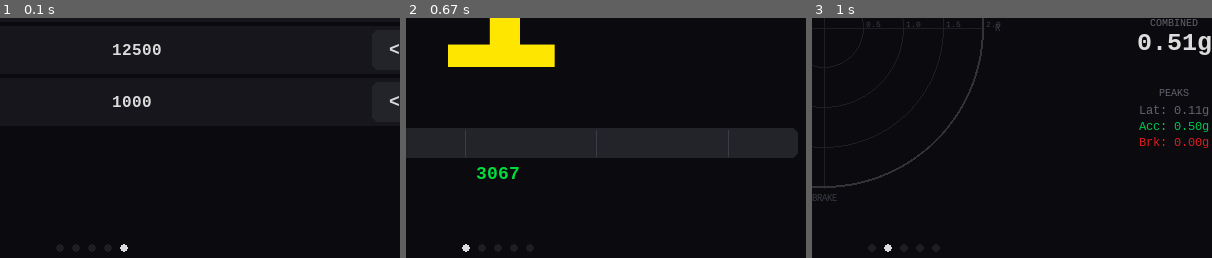
Above: before the commit, frames 1-3 (left to right).
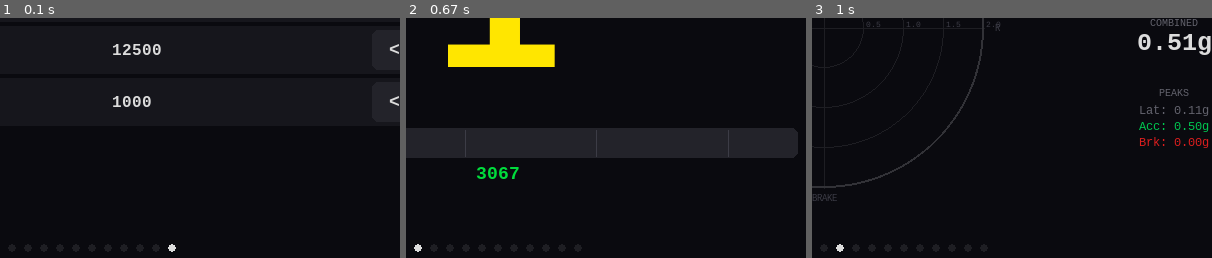
Above: after the commit, the same moments.

Repository: mattfredricks50/MONTANA_FSAE_DASH_V2
Game: pygame game, started from race_dash_pygame.py
The game is run twice, just before and just after one commit, with the same random seed, the same clock (stepped at 60 frames per second) and the same inputs.
Inputs:
- Up to frame 1 (0.1 s): no input
- Up to frame 2 (0.67 s): hold Right from 0.33 s (still down)
- Up to frame 3 (1 s): release Right at 0.8 s; hold Right from 0.83 s (still down)
The pictures show only the part of the screen within x 38-88%, y 50-100%; the shares and areas given below are measured in that part.

The runs differ from the first frame. In frame 1, less than 0.1% of the frame differs, in the area x 30-44%, y 94-98%; in frame 2, less than 0.1%; in frame 3, less than 0.1%.

Commit message:
changed gps to map

Diff:
--- a/config.json
+++ b/config.json
@@ -48,7 +48,13 @@
       "lap_timer",
       "gforce",
       "classic",
-      "main_gauge"
+      "main_gauge",
+      "c4_corvette",
+      "warnings",
+      "diagnostics",
+      "gps",
+      "strip",
+      "drag"
     ]
   },
   "colors": {
--- a/race_dash_core.py
+++ b/race_dash_core.py
@@ -197,13 +197,23 @@
         """
         import math as _m
 
-        # CBR 600RR drivetrain
+        # CBR 600RR drivetrain — derive from VSS calibration value
         GEARS = [2.666, 1.937, 1.661, 1.409, 1.260, 1.166]
         PRI = 2.111
-        FIN = 2.6875
-        TIRE = 2.02
-        SHIFT_RPM = 12500   # shift point
+        VSS_TEETH = 28
+        SHIFT_RPM = 12500
         IDLE_RPM = 2000
+
+        # Try to read VSS cal from config, fall back to stock
+        try:
+            from race_dash_config import config as _cfg
+            vss_ppm = _cfg.get('engine', 'vss_pulses_per_mph') or 16.65
+        except Exception:
+            vss_ppm = 16.65
+
+        # Precompute RPM-per-MPH for each gear (same math as STM32)
+        cs_rps_per_mph = vss_ppm / VSS_TEETH
+        RPM_PER_MPH = [cs_rps_per_mph * PRI * g * 60.0 for g in GEARS]
 
         cur_gear = 0        # 0-indexed (0=1st, 5=6th)
         rpm = 3000.0
@@ -254,11 +264,9 @@
             # Clamp RPM
             rpm = max(IDLE_RPM, min(14000, rpm))
 
-            # Calculate speed from RPM and current gear (the real physics)
-            overall_ratio = GEARS[cur_gear] * PRI * FIN
-            wheel_rps = (rpm / 60.0) / overall_ratio
-            speed_ms = wheel_rps * TIRE
-            speed = max(0, int(speed_ms / 0.44704))  # m/s to mph
+            # Calculate speed from RPM and current gear
+            # speed = rpm / rpm_per_mph[gear]
+            speed = max(0, int(rpm / RPM_PER_MPH[cur_gear])) if RPM_PER_MPH[cur_gear] > 0 else 0
 
             # Throttle/brake
             if clutch:
@@ -277,9 +285,15 @@
             ay = 0.5 if accel and not clutch else (-0.6 if not accel and not clutch else 0.0)
             az = 1.0 + _m.sin(t * 12) * 0.03
 
+            # Fake GPS: drive a figure-8 track pattern
+            # ~0.002 degrees ≈ 200m which is a reasonable FSAE track size
+            track_t = t * 0.15  # slow loop (~40s per lap)
+            sim_lat = 40.7128 + 0.001 * _m.sin(track_t)
+            sim_lon = -74.0060 + 0.0015 * _m.sin(track_t * 2)
+
             csv_line = (f"{int(rpm)},{speed},{throttle},{brake},"
                        f"{random.randint(180, 210)},{random.randint(40, 65)},"
-                       f"40.712800,-74.006000,{speed * 0.95:.1f},8,"
+                       f"{sim_lat:.6f},{sim_lon:.6f},{speed * 0.95:.1f},8,"
                        f"{ax:.2f},{ay:.2f},{az:.2f},"
                        f"{gear_display},{clutch}")
 
--- a/race_dash_pygame.py
+++ b/race_dash_pygame.py
@@ -533,72 +533,193 @@
 
 class GPSScreen:
     NAME = "GPS"
-    DESC = "GPS coordinates, speed, satellites"
+    DESC = "GPS coordinates, satellites, track map"
 
     def __init__(self):
-        self.speed_history = deque(maxlen=200)
+        self.trail = deque(maxlen=2000)   # GPS position history (~80s at 25Hz)
         self.flash_counter = 0
+        self.last_lat = 0.0
+        self.last_lon = 0.0
 
     def draw(self, surface, data, fonts, page_idx=0, page_total=1):
         W, H = surface.get_size()
         self.flash_counter += 1
         flash_state = (self.flash_counter // 4) % 2 == 0
-        self.speed_history.append(data['speed'])
 
         surface.fill(config.color('bg'))
         draw_shift_lights(surface, 8, 4, W - 16, 28, data['rpm'], flash_state)
 
-        draw_text(surface, fonts, "GPS / POSITION", W // 2, 40,
-                  size=18, color=config.color('text_dim'), bold=True, anchor='midtop')
-
-        # Coordinates
         lat = data.get('lat', 0.0)
         lon = data.get('lon', 0.0)
-        draw_text(surface, fonts, "LAT", 40, 80, size=13, color=config.color('text_label'))
-        draw_text(surface, fonts, f"{lat:.6f}", 40, 98, size=32,
+
+        # Only record trail when we have a GPS fix and position changes
+        if lat != 0.0 and lon != 0.0:
+            if lat != self.last_lat or lon != self.last_lon:
+                self.trail.append((lat, lon))
+                self.last_lat = lat
+                self.last_lon = lon
+
+        # ── Left column: text info ──
+        info_w = 240
+        y = 42
+        draw_text(surface, fonts, "LAT", 20, y, size=11, color=config.color('text_label'))
+        draw_text(surface, fonts, f"{lat:.6f}", 20, y + 14, size=22,
                   color=config.color('text'), bold=True)
-        draw_text(surface, fonts, "LON", 40, 140, size=13, color=config.color('text_label'))
-        draw_text(surface, fonts, f"{lon:.6f}", 40, 158, size=32,
+        y += 48
+        draw_text(surface, fonts, "LON", 20, y, size=11, color=config.color('text_label'))
+        draw_text(surface, fonts, f"{lon:.6f}", 20, y + 14, size=22,
                   color=config.color('text'), bold=True)
 
-        # Satellite count
+        y += 52
         sats = data.get('gps_satellites', 0)
         fix = sats >= 3
-        sat_color = config.color('best_green') if sats >= 6 else config.color('rpm_yellow') if fix else config.color('warning_red')
-        draw_text(surface, fonts, "SATS", W - 180, 80, size=13, color=config.color('text_label'))
-        draw_text(surface, fonts, str(sats), W - 180, 98, size=48,
+        sat_color = config.color('best_green') if sats >= 6 else (
+            config.color('rpm_yellow') if fix else config.color('warning_red'))
+        draw_text(surface, fonts, "SATS", 20, y, size=11, color=config.color('text_label'))
+        draw_text(surface, fonts, str(sats), 20, y + 14, size=36,
                   color=sat_color, bold=True)
-        draw_text(surface, fonts, "FIX" if fix else "NO FIX", W - 180, 150,
-                  size=16, color=sat_color, bold=True)
-
-        # GPS speed vs wheel speed comparison
+        draw_text(surface, fonts, "FIX" if fix else "NO FIX", 80, y + 20,
+                  size=14, color=sat_color, bold=True)
+
+        y += 60
         gps_spd = data.get('gps_speed', 0)
-        draw_text(surface, fonts, "GPS SPEED", 40, 210, size=13, color=config.color('text_label'))
-        draw_text(surface, fonts, f"{convert_speed(int(gps_spd))} {speed_label()}", 40, 228,
-                  size=32, color=config.color('accent'), bold=True)
-        draw_text(surface, fonts, "WHEEL SPEED", 300, 210, size=13, color=config.color('text_label'))
-        draw_text(surface, fonts, f"{convert_speed(data['speed'])} {speed_label()}", 300, 228,
-                  size=32, color=config.color('speed_white'), bold=True)
-
-        # Speed trace (mini graph)
-        graph_x, graph_y, graph_w, graph_h = 40, 290, W - 80, 140
-        draw_rounded_rect(surface, (graph_x, graph_y, graph_w, graph_h),
-                         config.color('panel'), radius=6)
+        draw_text(surface, fonts, "GPS SPD", 20, y, size=11, color=config.color('text_label'))
+        draw_text(surface, fonts, f"{convert_speed(int(gps_spd))} {speed_label()}", 20, y + 14,
+                  size=22, color=config.color('accent'), bold=True)
+
+        y += 44
+        draw_text(surface, fonts, "WHEEL SPD", 20, y, size=11, color=config.color('text_label'))
+        draw_text(surface, fonts, f"{convert_speed(data['speed'])} {speed_label()}", 20, y + 14,
+                  size=22, color=config.color('speed_white'), bold=True)
+
+        y += 44
+        gear = get_gear_display(data)
+        draw_text(surface, fonts, "GEAR", 20, y, size=11, color=config.color('text_label'))
+        draw_text(surface, fonts, gear, 20, y + 14, size=36,
+                  color=config.color('gear_yellow'), bold=True)
+
+        y += 52
+        trail_len = len(self.trail)
+        draw_text(surface, fonts, f"TRAIL: {trail_len} pts", 20, y,
+                  size=11, color=config.color('text_dim'))
+
+        # ── Right side: Mini Map ──
+        map_x = info_w + 10
+        map_y = 38
+        map_w = W - map_x - 12
+        map_h = H - map_y - 20
+
+        # Map background
+        draw_rounded_rect(surface, (map_x, map_y, map_w, map_h),
+                         config.color('panel'), radius=8)
         pygame.draw.rect(surface, config.color('panel_border'),
-                        (graph_x, graph_y, graph_w, graph_h), 1, border_radius=6)
-        draw_text(surface, fonts, "SPEED TRACE", graph_x + 8, graph_y + 4,
-                  size=11, color=config.color('text_dim'))
-
-        if len(self.speed_history) > 1:
-            max_spd = max(max(self.speed_history), 10)
-            points = []
-            hist = list(self.speed_history)
-            for i, spd in enumerate(hist):
-                px = graph_x + 4 + int((graph_w - 8) * i / (len(hist) - 1))
-                py = graph_y + graph_h - 6 - int((graph_h - 20) * spd / max_spd)
-                points.append((px, py))
-            if len(points) >= 2:
-                pygame.draw.lines(surface, config.color('accent'), False, points, 2)
+                        (map_x, map_y, map_w, map_h), 1, border_radius=8)
+
+        # Padding inside the map box
+        pad = 20
+        draw_x = map_x + pad
+        draw_y = map_y + pad
+        draw_w = map_w - pad * 2
+        draw_h = map_h - pad * 2
+
+        if len(self.trail) >= 2:
+            trail_list = list(self.trail)
+
+            # Find bounds
+            lats = [p[0] for p in trail_list]
+            lons = [p[1] for p in trail_list]
+            min_lat, max_lat = min(lats), max(lats)
+            min_lon, max_lon = min(lons), max(lons)
+
+            # Add margin so the dot isn't right on the edge
+            lat_range = max_lat - min_lat
+            lon_range = max_lon - min_lon
+
+            # Minimum range so early samples don't produce a giant dot
+            if lat_range < 0.0001:
+                lat_range = 0.0001
+                mid = (max_lat + min_lat) / 2
+                min_lat = mid - lat_range / 2
+                max_lat = mid + lat_range / 2
+            if lon_range < 0.0001:
+                lon_range = 0.0001
+                mid = (max_lon + min_lon) / 2
+                min_lon = mid - lon_range / 2
+                max_lon = mid + lon_range / 2
+
+            # Margin (10% each side)
+            margin = 0.1
+            min_lat -= lat_range * margin
+            max_lat += lat_range * margin
+            min_lon -= lon_range * margin
+            max_lon += lon_range * margin
+            lat_range = max_lat - min_lat
+            lon_range = max_lon - min_lon
+
+            # Aspect ratio correction (latitude degrees are taller than longitude)
+            # cos(lat) corrects for map projection
+            mid_lat_rad = math.radians((min_lat + max_lat) / 2)
+            lon_scale = math.cos(mid_lat_rad)
+
+            # Scale to fit draw area while maintaining aspect ratio
+            geo_w = lon_range * lon_scale
+            geo_h = lat_range
+            scale_x = draw_w / geo_w if geo_w > 0 else 1
+            scale_y = draw_h / geo_h if geo_h > 0 else 1
+            scale = min(scale_x, scale_y)
+
+            # Center the track in the draw area
+            rendered_w = geo_w * scale
+            rendered_h = geo_h * scale
+            offset_x = draw_x + (draw_w - rendered_w) / 2
+            offset_y = draw_y + (draw_h - rendered_h) / 2
+
+            def geo_to_px(la, lo):
+                px = offset_x + (lo - min_lon) * lon_scale * scale
+                py = offset_y + rendered_h - (la - min_lat) * scale  # Y flipped
+                return int(px), int(py)
+
+            # Draw trail with fading color
+            for i in range(1, len(trail_list)):
+                # Fade from dim to bright
+                t = i / len(trail_list)
+                r = int(20 + 40 * t)
+                g = int(40 + 120 * t)
+                b = int(80 + 175 * t)
+                p1 = geo_to_px(trail_list[i-1][0], trail_list[i-1][1])
+                p2 = geo_to_px(trail_list[i][0], trail_list[i][1])
+                # Only draw if points are within the map area
+                if (map_x <= p1[0] <= map_x + map_w and map_x <= p2[0] <= map_x + map_w and
+                    map_y <= p1[1] <= map_y + map_h and map_y <= p2[1] <= map_y + map_h):
+                    thickness = 1 if t < 0.5 else 2
+                    pygame.draw.line(surface, (r, g, b), p1, p2, thickness)
+
+            # Current position dot (glow effect)
+            cx, cy = geo_to_px(lat, lon)
+            if map_x <= cx <= map_x + map_w and map_y <= cy <= map_y + map_h:
+                pygame.draw.circle(surface, (0, 60, 130), (cx, cy), 10)
+                pygame.draw.circle(surface, (0, 150, 255), (cx, cy), 6)
+                pygame.draw.circle(surface, (200, 230, 255), (cx, cy), 3)
+
+            # Start position marker (small green dot)
+            if len(trail_list) > 10:
+                sx, sy = geo_to_px(trail_list[0][0], trail_list[0][1])
+                if map_x <= sx <= map_x + map_w and map_y <= sy <= map_y + map_h:
+                    pygame.draw.circle(surface, config.color('best_green'), (sx, sy), 4)
+
+            # Compass: N arrow in top-right corner of map
+            nx, ny = map_x + map_w - 18, map_y + 18
+            draw_text(surface, fonts, "N", nx, ny, size=11,
+                      color=config.color('text_dim'), bold=True, anchor='center')
+            pygame.draw.line(surface, config.color('text_dim'),
+                           (nx, ny + 7), (nx, ny + 16), 1)
+
+        else:
+            # No trail yet
+            msg = "WAITING FOR GPS..." if lat == 0.0 else "BUILDING TRAIL..."
+            draw_text(surface, fonts, msg,
+                     map_x + map_w // 2, map_y + map_h // 2,
+                     size=16, color=config.color('text_dim'), anchor='center')
 
         draw_page_dots(surface, W // 2, H - 10, page_total, page_idx)
 
@@ -1573,6 +1694,10 @@
             new_val = max(vmin, min(vmax, current + step * direction))
             config.set(section, key, new_val)
             self.dirty = True
+        elif typ == 'float':
+            new_val = max(vmin, min(vmax, round(current + step * direction, 2)))
+            config.set(section, key, new_val)
+            self.dirty = True
         elif typ == 'bool':
             config.set(section, key, not current)
             self.dirty = True
